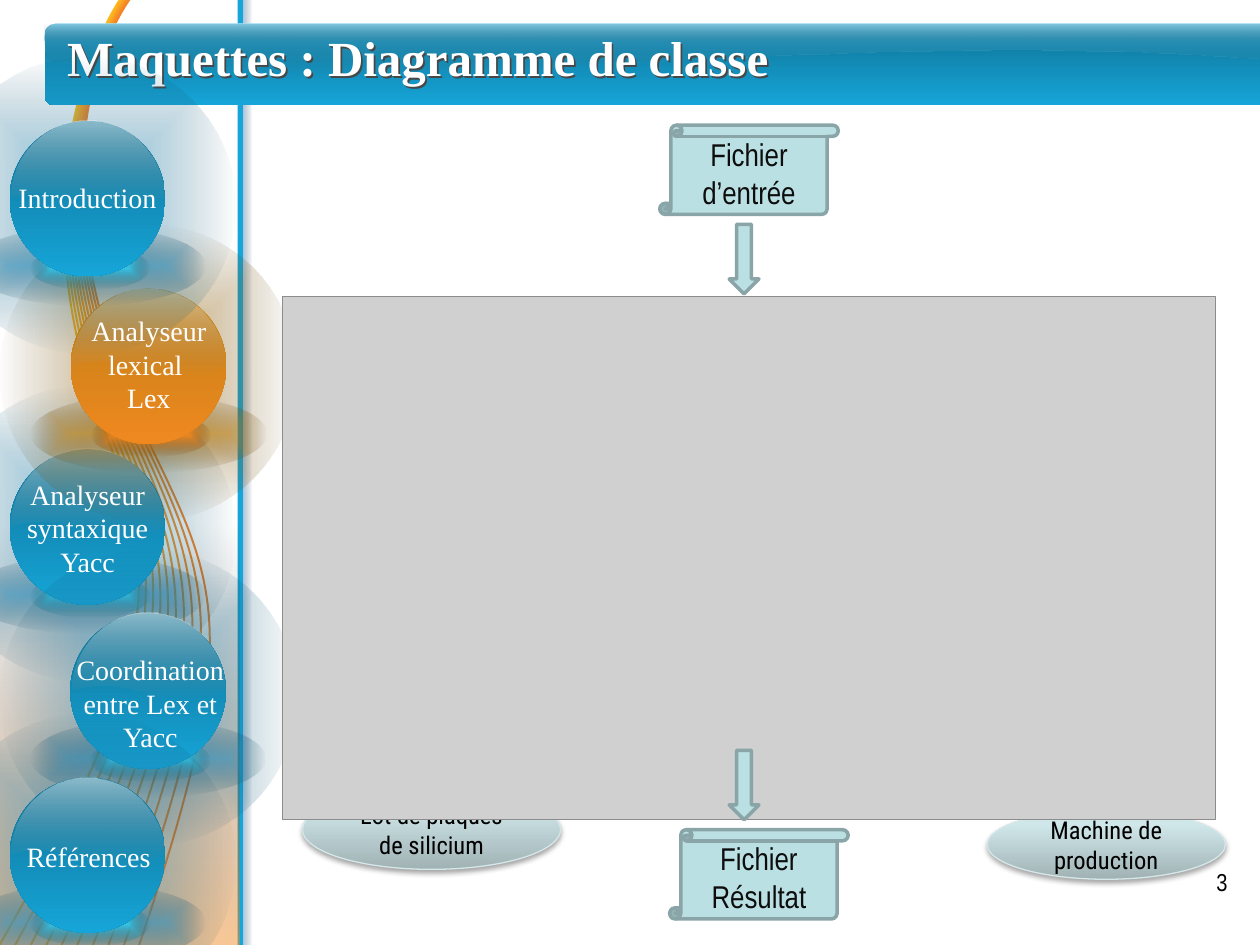
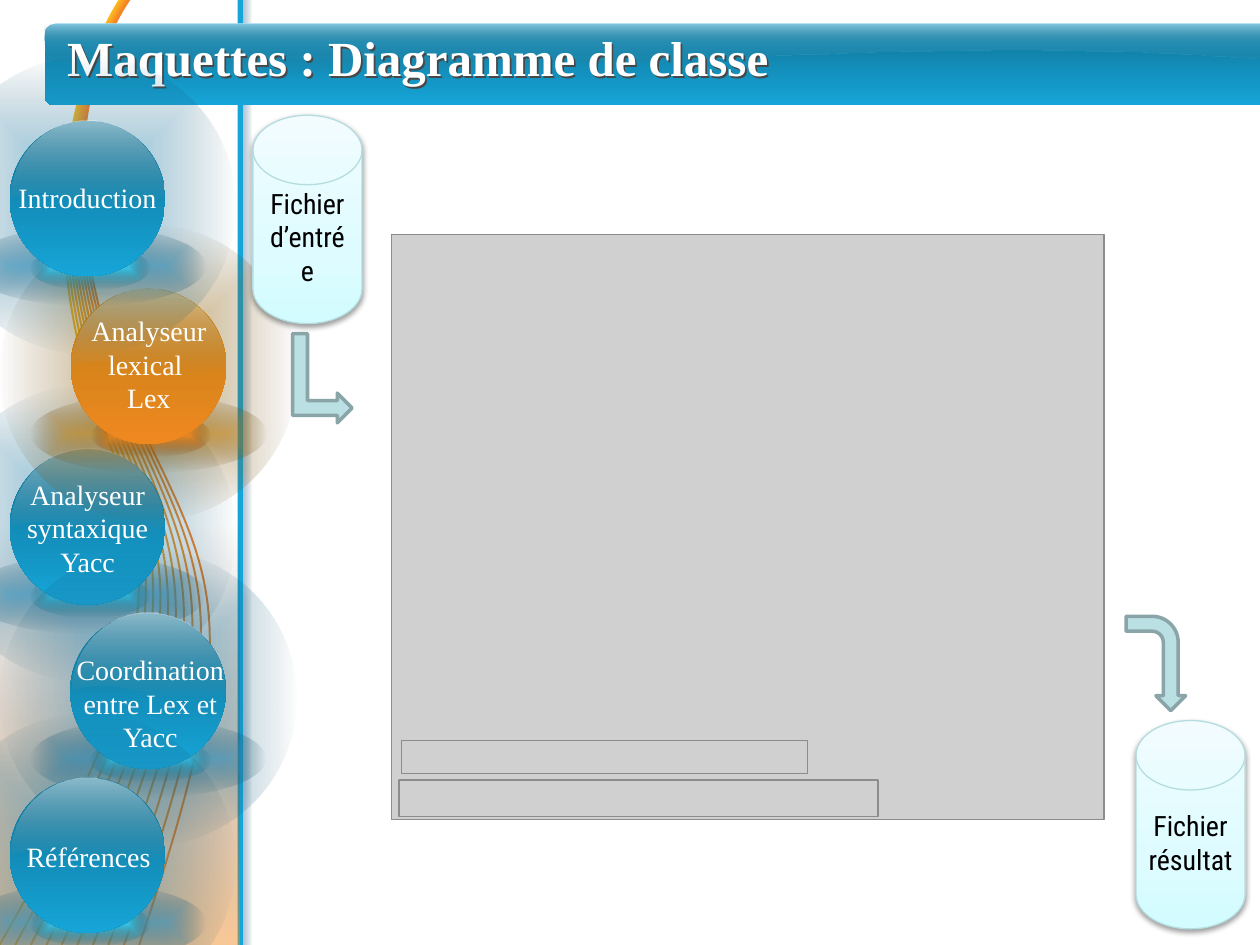
Before and after one commit to sarrabenbrahim/team-war, a slide deck: slide 3 of PFE/Presentation/presentation - Abdelali.pptx. Drawn at 1260x945 pixels with LibreOffice and Linux fonts; fonts in the diff are those of the drawing; grey boxes stand for pictures. Boxes give left, top, right and bottom in pixels: in the first picture for what was removed or moved away, otherwise in the second. Text is boxed around its words. In the diff, an @@ line names an element or a change of style, - is before the commit and + after.

```diff
--- a/PFE/Presentation/presentation - Abdelali.pptx
+++ b/PFE/Presentation/presentation - Abdelali.pptx
@@ cylinder "Fichier d’entrée": place and size @@
-cylinder "Fichier d’entrée" at box(660, 125, 839, 214)
+cylinder "Fichier d’entrée" at box(253, 116, 363, 324)
@@ cylinder "Fichier d’entrée" at box(253, 116, 363, 324): size 18 to 16 pt, font Arial Narrow to Roboto Condensed, text colour #0D0D0D to #000000; vertical scroll to cylinder; fill #BBE0E3 to gradient #D3FBFF to #DFFCFF to #F2FEFF; outline #8AA6A8 2 pt to #B6DCDF 0.75 pt; shadow on @@
@@ picture: place and size @@
-picture at box(282, 296, 1215, 819)
+picture at box(392, 234, 1104, 820)
@@ down arrow removed at box(730, 224, 760, 294) @@
@@ bent up arrow added at box(292, 334, 352, 423), fill #BBE0E3, outline #8AA6A8 2 pt @@
@@ bent arrow added at box(1126, 616, 1186, 711), fill #BBE0E3, outline #8AA6A8 2 pt @@
@@ picture added at box(402, 741, 808, 774) @@
@@ cylinder "Fichier résultat": place and size @@
-cylinder "Fichier résultat" at box(669, 829, 848, 919)
+cylinder "Fichier résultat" at box(1137, 721, 1246, 929)
@@ cylinder "Fichier résultat" at box(1137, 721, 1246, 929): vertical scroll to cylinder; fill #BBE0E3 to gradient #D3FBFF to #DFFCFF to #F2FEFF; outline #8AA6A8 2 pt to #B6DCDF 0.75 pt; shadow on @@
@@ down arrow removed at box(730, 750, 760, 819) @@
@@ ellipse removed at box(302, 790, 561, 869) @@
-Lot de plaques de silicium
@@ picture added at box(399, 780, 878, 816) @@
@@ ellipse removed at box(987, 810, 1225, 879) @@
-Machine de production
@@ text in cylinder at box(1149, 815, 1233, 871): text changed; size 18 to 16 pt; font Arial Narrow to Roboto Condensed; text colour #0D0D0D to #000000 @@
-Fichier Résultat
+Fichier résultat
```
Also in this commit, not shown: 5 other slides changed, 1 slide added.
